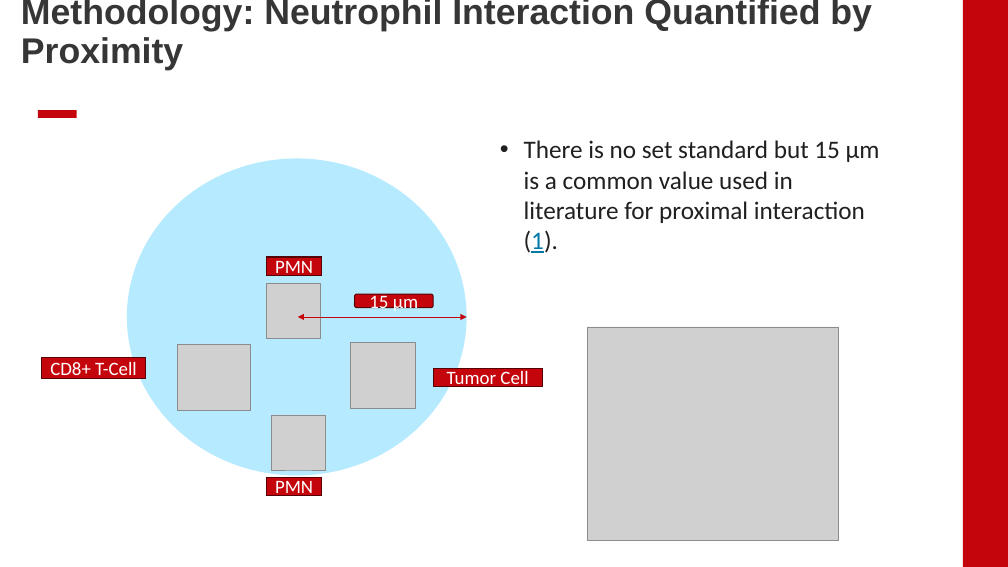
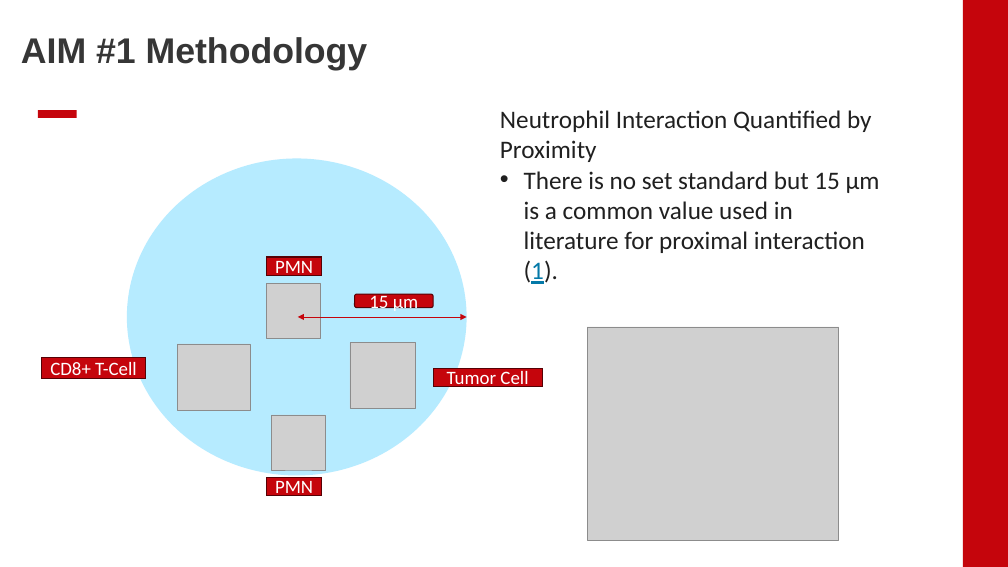
Before and after one commit to EDJohns/2025-Dinh-Lab-Research-Project, a slide deck: slide 5 of Shapiro 2025 Project/Weekly Updates/Lab Meeting Presentation 7_22_25.pptx (slide 4 before the commit). Drawn at 1008x567 pixels with LibreOffice and Linux fonts; fonts in the diff are those of the drawing; grey boxes stand for pictures; background and template pictures are left out. Boxes give left, top, right and bottom in pixels: in the first picture for what was removed or moved away, otherwise in the second. Text is boxed around its words. In the diff, an @@ line names an element or a change of style, - is before the commit and + after.

```diff
--- a/Shapiro 2025 Project/Weekly Updates/Lab Meeting Presentation 7_22_25.pptx
+++ b/Shapiro 2025 Project/Weekly Updates/Lab Meeting Presentation 7_22_25.pptx
@@ title at bbox=[21, 37, 368, 70]: text changed @@
-Methodology: Neutrophil Interaction Quantified by Proximity
+AIM #1 Methodology
@@ text at bbox=[500, 110, 872, 162]: paragraph added @@
+Neutrophil Interaction Quantified by Proximity
```
Also in this commit, not shown: 5 other slides changed, 7 slides added.
